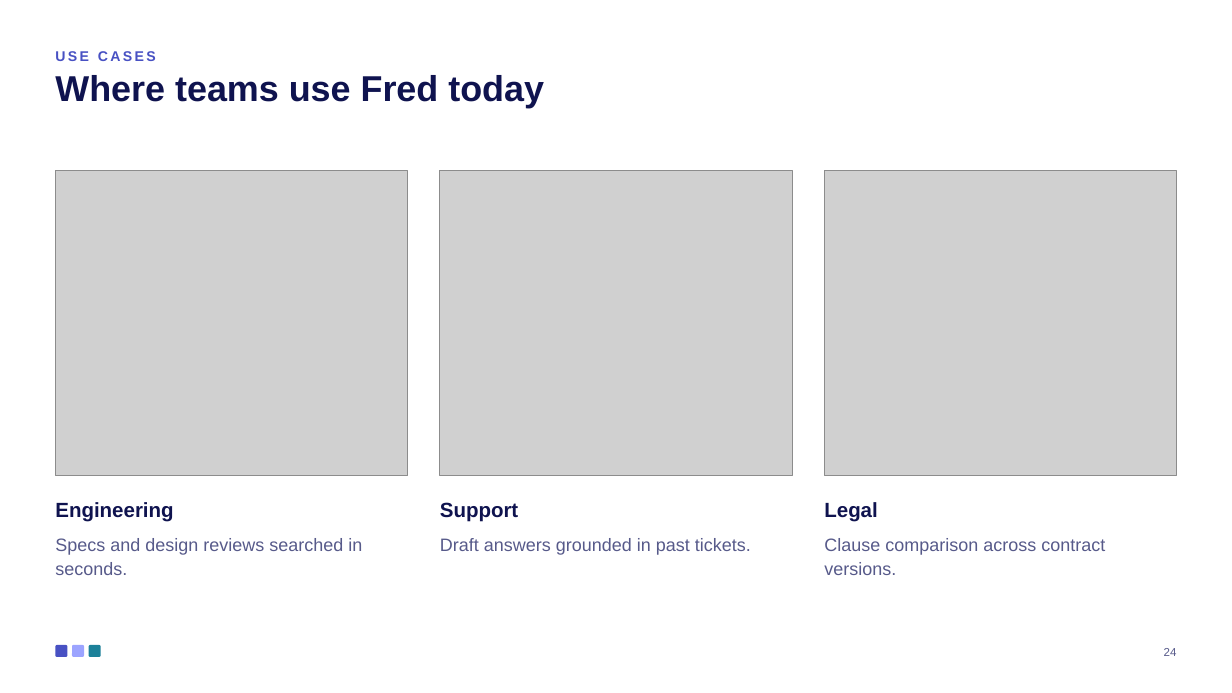
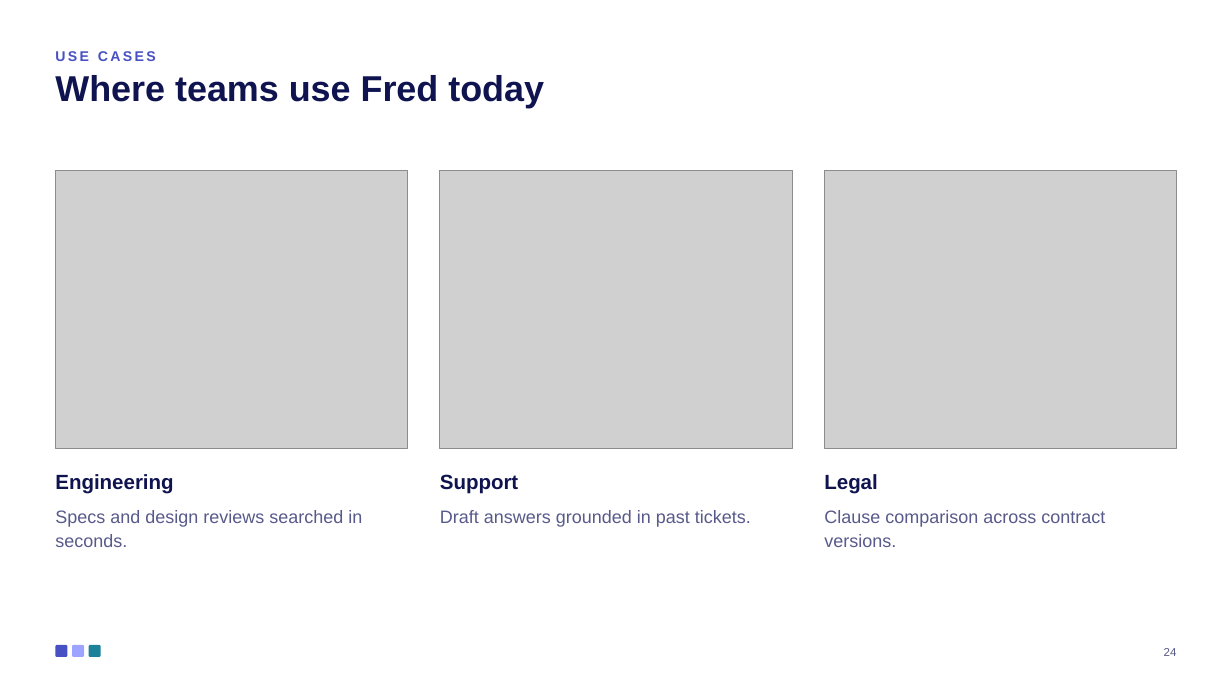
Before and after one commit to ThalesGroup/fred, a slide deck: slide 24 of libs/capabilities/fred-capability-ppt-filler/fred_capability_ppt_filler/builder/assets/fred_template.pptx. Drawn at 1232x693 pixels with LibreOffice and Linux fonts; fonts in the diff are those of the drawing; grey boxes stand for pictures. Boxes give left, top, right and bottom in pixels: in the first picture for what was removed or moved away, otherwise in the second. Text is boxed around its words. In the diff, an @@ line names an element or a change of style, - is before the commit and + after.

```diff
--- a/libs/capabilities/fred-capability-ppt-filler/fred_capability_ppt_filler/builder/assets/fred_template.pptx
+++ b/libs/capabilities/fred-capability-ppt-filler/fred_capability_ppt_filler/builder/assets/fred_template.pptx
@@ picture: place and size @@
-picture at bbox=[55, 171, 408, 476]
+picture at bbox=[55, 171, 408, 448]
@@ rounded rectangle: place and size @@
-rounded rectangle at bbox=[55, 171, 408, 476]
+rounded rectangle at bbox=[55, 171, 408, 448]
@@ picture: place and size @@
-picture at bbox=[440, 171, 792, 476]
+picture at bbox=[440, 171, 792, 448]
@@ rounded rectangle: place and size @@
-rounded rectangle at bbox=[440, 171, 792, 476]
+rounded rectangle at bbox=[440, 171, 792, 448]
@@ picture: place and size @@
-picture at bbox=[824, 171, 1177, 476]
+picture at bbox=[824, 171, 1177, 448]
@@ rounded rectangle: place and size @@
-rounded rectangle at bbox=[824, 171, 1177, 476]
+rounded rectangle at bbox=[824, 171, 1177, 448]
@@ 6 texts: place and size @@
-6 texts at bbox=[55, 502, 1105, 575]
+6 texts at bbox=[55, 474, 1105, 547]
```
Also in this commit, not shown: 8 other slides changed, 4 other files.
